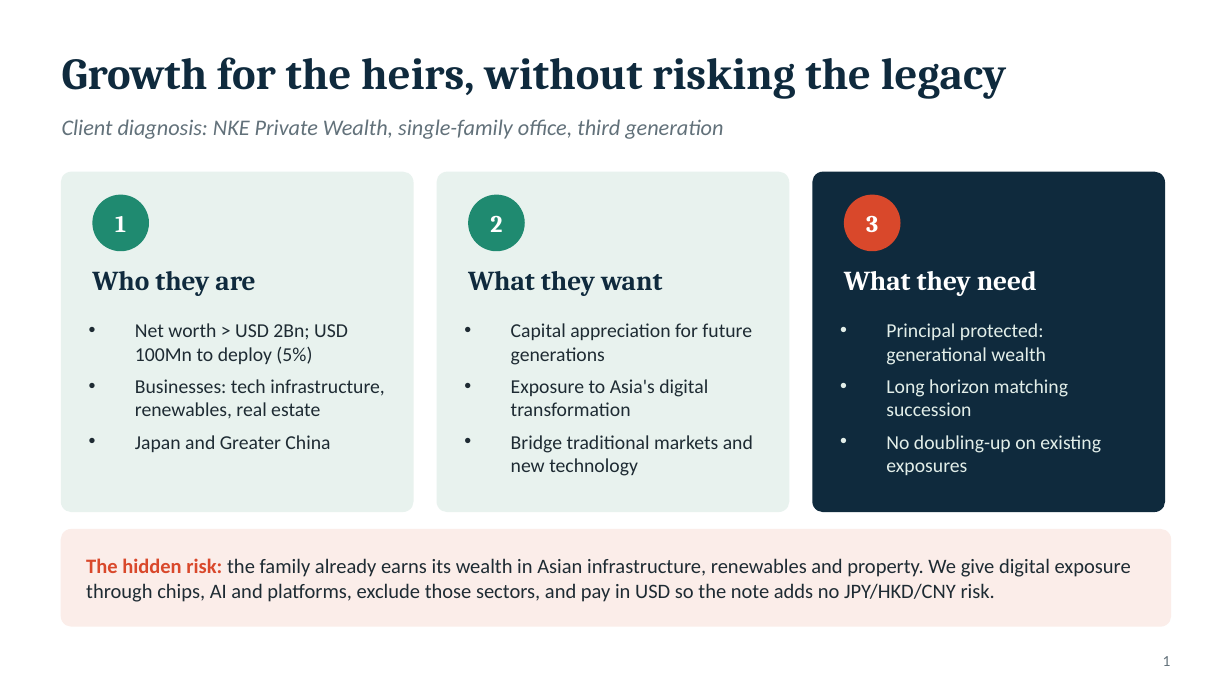
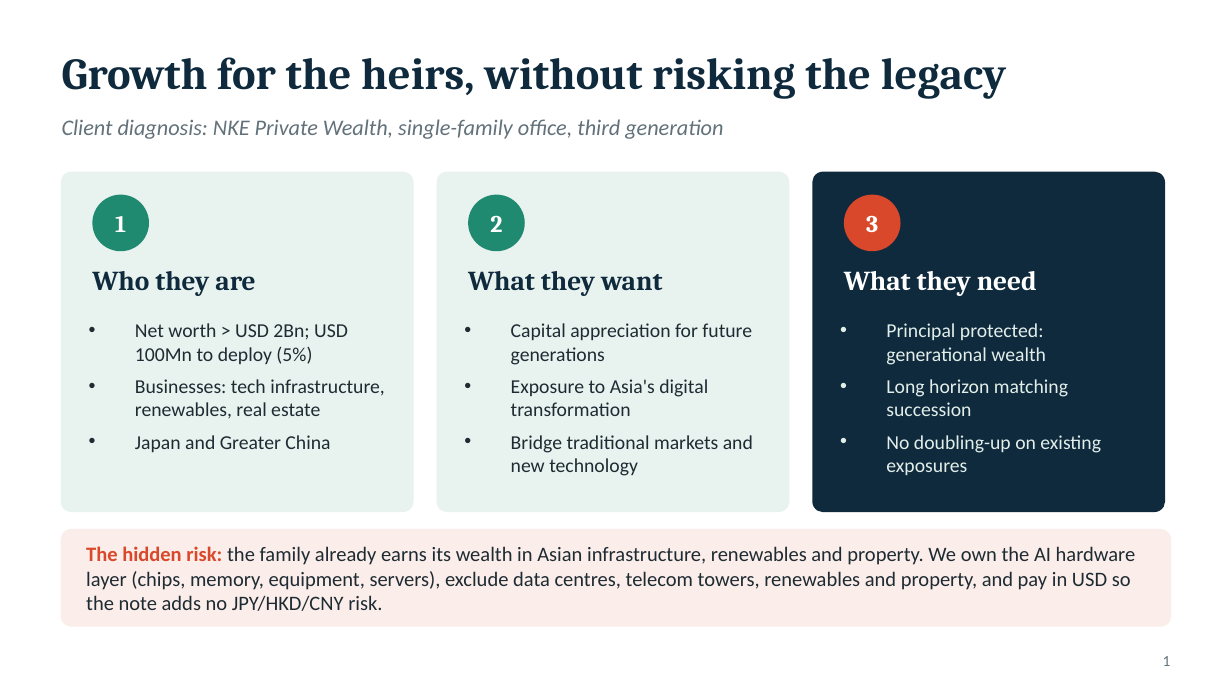
Before and after one commit to benjaminlhl/natixis-case-comp, a slide deck: slide 3 of deck/Asia-Digital-Bridge-Note.pptx. Drawn at 1232x693 pixels with LibreOffice and Linux fonts; fonts in the diff are those of the drawing. Boxes give left, top, right and bottom in pixels: in the first picture for what was removed or moved away, otherwise in the second. Text is boxed around its words. In the diff, an @@ line names an element or a change of style, - is before the commit and + after.

```diff
--- a/deck/Asia-Digital-Bridge-Note.pptx
+++ b/deck/Asia-Digital-Bridge-Note.pptx
@@ text at (86, 546, 1136, 611): text changed @@
-The hidden risk: the family already earns its wealth in Asian infrastructure, renewables and property. We give digital exposure through chips, AI and platforms, exclude those sectors, and pay in USD so the note adds no JPY/HKD/CNY risk.
+The hidden risk: the family already earns its wealth in Asian infrastructure, renewables and property. We own the AI hardware layer (chips, memory, equipment, servers), exclude data centres, telecom towers, renewables and property, and pay in USD so the note adds no JPY/HKD/CNY risk.
```
Also in this commit, not shown: 13 other slides changed, 7 other files.
